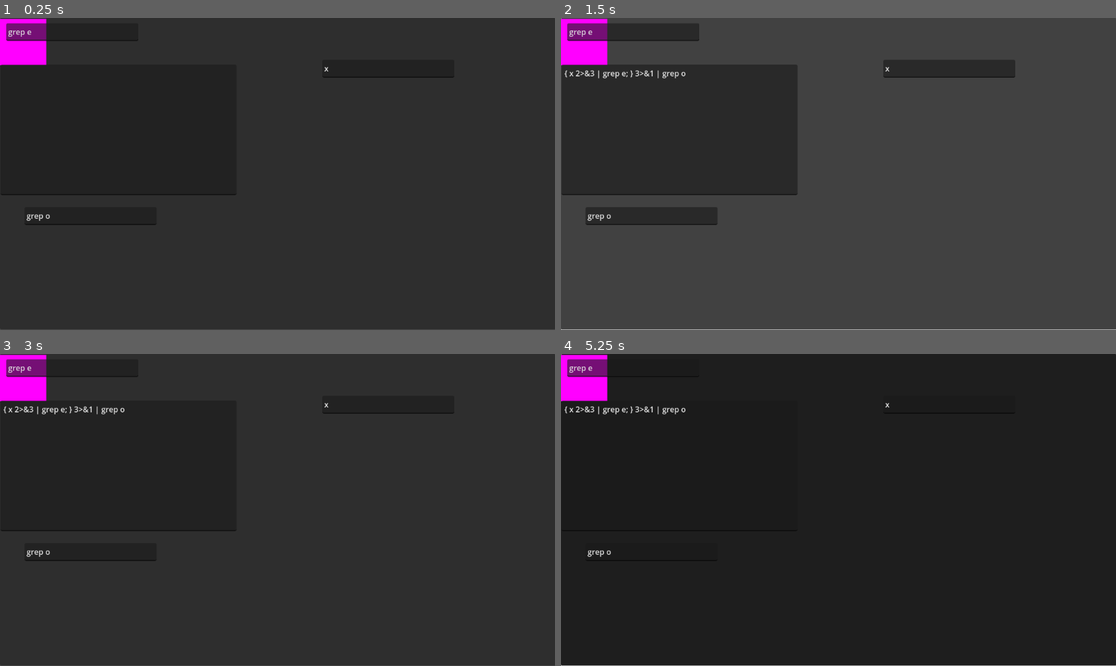
Above: before the commit, frames 1-4 (two rows, left to right).
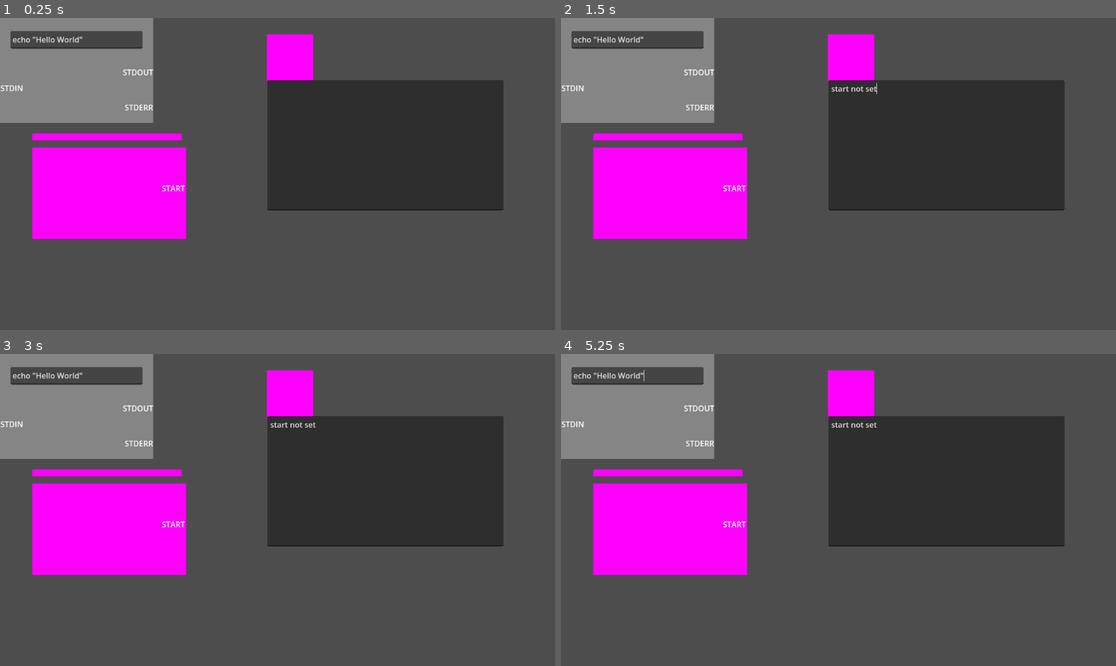
Above: after the commit, the same moments.

Repository: Ki11erRabbit/GUI-Shell
Game: Godot game, scene res://Shell/Shell.tscn
Same seed, same stepped clock (60 frames per second), same inputs: the game is played once before the commit and once after it.
Inputs (mouse positions are in pixels of both pictures, inside the frame that each line leads up to; where the layout moved, square brackets give the same spot in the first picture):
- Up to frame 1 (0.25 s): no input
- Up to frame 2 (1.5 s): click (849, 58) [583, 42] at 0.5 s; click (838, 174) at 1.27 s
- Up to frame 3 (3 s): click (277, 510) at 2.02 s; click (288, 394) [22, 378] at 2.75 s
- Up to frame 4 (5.25 s): click (838, 510) at 3.52 s; click (849, 394) [583, 378] at 4.25 s; tap Enter at 5 s; drag from (699, 375) to (894, 441) at 5.02 s

The runs differ from the first frame. In frame 1, 82% of the frame differs, in the area x 0-100%, y 0-100%; in frame 2, 29%; in frame 3, 82%; in frame 4, 82%.

Commit message:
got drag and dropping working

Diff:
--- a/Command/Command.gd
+++ b/Command/Command.gd
@@ -1,10 +1,11 @@
-extends CharacterBody2D
+extends Control
 
 class_name Command
 @export var command: String
 @export var stdout: Command
 @export var stderr: Command
 
+signal attach(Command, String)
 
 func compile() -> String:
 	print("Compiling...")
@@ -15,7 +16,7 @@
 	elif compiled_stdout != null and compiled_stderr == null:
 		return get_node("TextEdit").text + " | " + compiled_stdout
 	elif compiled_stdout == null and compiled_stderr != null:
-		return get_node("TextEdit").text + "2>&1 | " + compiled_stderr
+		return get_node("TextEdit").text + "1>&3 2>&1 | " + compiled_stderr
 	else:
 		var format_string = "{ {command1} 2>&3 | {command2}; } 3>&1 | {command3}"
 		var dict = {"command1": get_node("TextEdit").text, "command2": compiled_stdout, "command3": compiled_stderr}
@@ -41,34 +42,10 @@
 func _process(delta):
 	pass
 
-var draggingDistance
-var dir
-var dragging
-var newPosition = Vector2()
-var mouse_in = false
 
-func mouse_entered():
-	mouse_in = true
-
-func mouse_exited():
-	mouse_in = false
-
-
-func _physics_process(delta):
-	if dragging:
-		velocity = (newPosition - position) * Vector2(30, 30)
-		move_and_slide()
-
-func _input(event):
-	if event is InputEventMouseButton:
-		if event.is_pressed() && mouse_in:
-			draggingDistance = position.distance_to(get_viewport().get_mouse_position())
-			dir = (get_viewport().get_mouse_position() - position).normalized()
-			dragging = true
-			newPosition = get_viewport().get_mouse_position() - draggingDistance * dir
-		else:
-			dragging = false
-
-	elif event is InputEventMouseMotion:
-		if dragging:
-			newPosition = get_viewport().get_mouse_position() - draggingDistance * dir
+func on_attach(other: Command, io: String):
+	print("Recv attach signal")
+	match io:
+		"STDOUT": stdout = other
+		"STDERR": stderr = other
+		_: print("unrecognized io %s" % io)
--- a/Command/command.tscn
+++ b/Command/command.tscn
@@ -1,27 +1,67 @@
-[gd_scene load_steps=3 format=3 uid="uid://0yfnrrqghgqh"]
+[gd_scene load_steps=5 format=3 uid="uid://0yfnrrqghgqh"]
 
 [ext_resource type="Script" path="res://Command/Command.gd" id="1_iiphf"]
+[ext_resource type="PackedScene" uid="uid://b402k85rk3747" path="res://Node/ConnectorLabel.tscn" id="5_eofx6"]
+[ext_resource type="PackedScene" uid="uid://dnpo5k5vgkap3" path="res://Node/ConnectorReciever.tscn" id="6_383xp"]
 
-[sub_resource type="CapsuleShape2D" id="CapsuleShape2D_twjiu"]
-radius = 29.0
-height = 302.0
+[sub_resource type="RectangleShape2D" id="RectangleShape2D_mlvgy"]
+size = Vector2(319, 218)
 
-[node name="Command" type="CharacterBody2D"]
-collision_layer = 2
-collision_mask = 0
-input_pickable = true
+[node name="Command" type="Control"]
+layout_mode = 3
+anchors_preset = 0
 script = ExtResource("1_iiphf")
 
+[node name="ColorRect" type="ColorRect" parent="."]
+layout_mode = 0
+offset_right = 318.0
+offset_bottom = 218.0
+color = Color(0.521569, 0.521569, 0.521569, 1)
+
 [node name="TextEdit" type="TextEdit" parent="."]
-offset_left = 13.0
-offset_top = 11.0
-offset_right = 287.0
-offset_bottom = 48.0
+layout_mode = 0
+offset_left = 22.0
+offset_top = 27.0
+offset_right = 296.0
+offset_bottom = 64.0
 
-[node name="CollisionShape2D" type="CollisionShape2D" parent="."]
-position = Vector2(152, 29)
-rotation = 1.5708
-shape = SubResource("CapsuleShape2D_twjiu")
+[node name="STDIN" parent="." instance=ExtResource("6_383xp")]
+layout_mode = 2
+anchors_preset = 0
+anchor_right = 0.0
+anchor_bottom = 0.0
+offset_left = 1.0
+offset_top = 134.0
+offset_right = 55.0
+offset_bottom = 160.0
+text = "STDIN"
 
+[node name="STDOUT" parent="." node_paths=PackedStringArray("command") instance=ExtResource("5_eofx6")]
+layout_mode = 0
+offset_left = 255.0
+offset_top = 101.0
+offset_right = 319.0
+offset_bottom = 127.0
+text = "STDOUT"
+command = NodePath("..")
+
+[node name="STDERR" parent="." node_paths=PackedStringArray("command") instance=ExtResource("5_eofx6")]
+layout_mode = 0
+offset_left = 259.0
+offset_top = 174.0
+offset_right = 319.0
+offset_bottom = 200.0
+text = "STDERR"
+command = NodePath("..")
+
+[node name="Area2D" type="Area2D" parent="."]
+
+[node name="CollisionShape2D" type="CollisionShape2D" parent="Area2D"]
+light_mask = 2
+visibility_layer = 2
+position = Vector2(159.5, 109)
+shape = SubResource("RectangleShape2D_mlvgy")
+
+[connection signal="attach" from="." to="." method="on_attach"]
 [connection signal="mouse_entered" from="." to="." method="mouse_entered"]
 [connection signal="mouse_exited" from="." to="." method="mouse_exited"]
--- /dev/null
+++ b/Node/ConnectorLabel.gd
@@ -0,0 +1,21 @@
+extends Label
+
+@export var command: Command
+
+
+# Called when the node enters the scene tree for the first time.
+func _ready():
+	add_to_group("DRAGGABLE")
+
+
+# Called every frame. 'delta' is the elapsed time since the previous frame.
+func _process(delta):
+	pass
+
+func _get_drag_data(_position: Vector2):
+	print("[Draggable] get_drag_data has run")
+	return self
+
+func send_attach(cmd: Command, io: String):
+	print("sending attach signal")
+	command.emit_signal("attach", cmd, io)
--- /dev/null
+++ b/Node/ConnectorLabel.tscn
@@ -0,0 +1,7 @@
+[gd_scene load_steps=2 format=3 uid="uid://b402k85rk3747"]
+
+[ext_resource type="Script" path="res://Node/ConnectorLabel.gd" id="1_taeu0"]
+
+[node name="ConnectorLabel" type="Label"]
+mouse_filter = 0
+script = ExtResource("1_taeu0")
--- /dev/null
+++ b/Node/ConnectorNode.gd
@@ -0,0 +1,51 @@
+extends Node2D
+class_name ConnectorNode
+
+signal attach
+
+@export var text: String
+@onready var path = $Path
+
+# Called when the node enters the scene tree for the first time.
+func _ready():
+	if text != null:
+		if $Label == null:
+			return
+		$Label.text = text
+		var hitbox = $Hitbox/Hitbox.shape.size
+		var label = $Label.size
+		if label.y < hitbox.y:
+			hitbox.y = label.y
+		elif hitbox.y < label.y:
+			label.y = hitbox.y
+	pass
+
+
+# Called every frame. 'delta' is the elapsed time since the previous frame.
+func _process(delta):
+	$Label.text = text
+	pass
+
+
+var mouse_in = false
+
+func _input(event):
+	pass
+
+func hitbox_entered(node):
+	pass # Replace with function body.
+
+
+func hitbox_exited(node):
+	pass # Replace with function body.
+
+
+func mouse_entered():
+	mouse_in = true
+
+
+func mouse_exited():
+	mouse_in = false
+
+func on_connect(path_to):
+	path = path_to
--- /dev/null
+++ b/Node/ConnectorNode.tscn
@@ -0,0 +1,30 @@
+[gd_scene load_steps=4 format=3 uid="uid://b64vq74k6tuke"]
+
+[ext_resource type="Script" path="res://Node/ConnectorNode.gd" id="1_a23ew"]
+
+[sub_resource type="RectangleShape2D" id="RectangleShape2D_ykstq"]
+size = Vector2(92, 26)
+
+[sub_resource type="Curve2D" id="Curve2D_iskjs"]
+
+[node name="ConnectorNode" type="Node2D"]
+script = ExtResource("1_a23ew")
+
+[node name="Label" type="Label" parent="."]
+offset_right = 40.0
+offset_bottom = 23.0
+text = "Placeholder"
+
+[node name="Hitbox" type="Area2D" parent="."]
+
+[node name="Hitbox" type="CollisionShape2D" parent="Hitbox"]
+position = Vector2(46, 13)
+shape = SubResource("RectangleShape2D_ykstq")
+
+[node name="Path" type="Path2D" parent="."]
+curve = SubResource("Curve2D_iskjs")
+
+[connection signal="body_entered" from="Hitbox" to="." method="hitbox_entered"]
+[connection signal="body_exited" from="Hitbox" to="." method="hitbox_exited"]
+[connection signal="mouse_entered" from="Hitbox" to="." method="mouse_entered"]
+[connection signal="mouse_exited" from="Hitbox" to="." method="mouse_exited"]
--- /dev/null
+++ b/Node/ConnectorReciever.gd
@@ -0,0 +1,24 @@
+extends Label
+
+var connector_name: String
+
+
+# Called when the node enters the scene tree for the first time.
+func _ready():
+	connector_name = text
+	pass # Replace with function body.
+
+
+# Called every frame. 'delta' is the elapsed time since the previous frame.
+func _process(delta):
+	pass
+
+
+func _can_drop_data(position: Vector2, data) -> bool:
+	var can_drop: bool = data is Node and data.is_in_group("DRAGGABLE")
+	print("[Container] can_drop_data_has run, returning $s" % can_drop)
+	return can_drop
+
+func _drop_data(position: Vector2, data) -> void:
+	print("sending attach")
+	data.send_attach(get_parent(), connector_name)
--- /dev/null
+++ b/Node/ConnectorReciever.tscn
@@ -0,0 +1,12 @@
+[gd_scene load_steps=2 format=3 uid="uid://dnpo5k5vgkap3"]
+
+[ext_resource type="Script" path="res://Node/ConnectorReciever.gd" id="1_36aiy"]
+
+[node name="ConnectorReciever" type="Label"]
+anchors_preset = 15
+anchor_right = 1.0
+anchor_bottom = 1.0
+grow_horizontal = 2
+grow_vertical = 2
+mouse_filter = 0
+script = ExtResource("1_36aiy")
--- /dev/null
+++ b/Node/InletNode.gd
@@ -0,0 +1,24 @@
+extends ConnectorNode
+
+class_name InletNode
+
+# Called when the node enters the scene tree for the first time.
+
+
+
+# Called every frame. 'delta' is the elapsed time since the previous frame.
+func _process(delta):
+	pass
+
+func hitbox_entered(node):
+	if is_instance_of(node, WireNode):
+		path = node.path
+		self.connect("attach", on_attach)
+
+func hitbox_exited(node):
+	if is_instance_of(node, WireNode):
+		path = null
+		self.disconnect("attach", on_attach)
+
+func on_attach():
+	path.curve.add_point(Vector2(self.position.x, self.position.y))
--- /dev/null
+++ b/Node/Node.tscn
@@ -0,0 +1,48 @@
+[gd_scene load_steps=3 format=3 uid="uid://ndsv0n3h0cjt"]
+
+[sub_resource type="GDScript" id="GDScript_qyqok"]
+script/source = "extends Control
+
+class_name ConnectorNode
+
+@export var text: String
+
+# Called when the node enters the scene tree for the first time.
+func _ready():
+	$Label.text = text
+	var hitbox = $Hitbox/Hitbox.size
+	var label = $Label.size
+	if label.y < hitbox.y:
+		hitbox.y = label.y
+	elif hitbox.y < label.y:
+		label.y = hitbox.y
+
+
+# Called every frame. 'delta' is the elapsed time since the previous frame.
+func _process(delta):
+	pass
+"
+
+[sub_resource type="RectangleShape2D" id="RectangleShape2D_bnnta"]
+size = Vector2(92, 26)
+
+[node name="ConnectorNode" type="Control"]
+layout_mode = 3
+anchors_preset = 15
+anchor_right = 1.0
+anchor_bottom = 1.0
+grow_horizontal = 2
+grow_vertical = 2
+script = SubResource("GDScript_qyqok")
+
+[node name="Label" type="Label" parent="."]
+layout_mode = 0
+offset_right = 40.0
+offset_bottom = 23.0
+text = "Placeholder"
+
+[node name="Hitbox" type="Area2D" parent="."]
+
+[node name="Hitbox" type="CollisionShape2D" parent="Hitbox"]
+position = Vector2(46, 13)
+shape = SubResource("RectangleShape2D_bnnta")
--- /dev/null
+++ b/Node/OutletNode.gd
@@ -0,0 +1,28 @@
+
+extends ConnectorNode
+class_name OutletNode
+
+var found_inlet: bool
+
+
+
+
+
+# Called every frame. 'delta' is the elapsed time since the previous frame.
+func _process(delta):
+	pass
+
+
+func _input(event):
+	if mouse_in and event.is_action_pressed("LeftMouseDown"):
+		path.curve.add_point(Vector2(self.position.x, self.position.y))
+		add_child(WireNode.new(self, path, text))
+
+	pass
+
+func hitbox_entered(area):
+	pass # Replace with function body.
+
+
+func hitbox_exited(area):
+	pass # Replace with function body.
--- /dev/null
+++ b/Node/WireNode.gd
@@ -0,0 +1,44 @@
+
+
+extends ConnectorNode
+class_name WireNode
+@export var outlet: ConnectorNode
+@export var inlet: ConnectorNode
+
+func _init(out, the_path, the_text):
+	outlet = out
+	path = the_path
+	position = get_local_mouse_position()
+	path.curve.add_point(Vector2(self.position.x, self.position.y))
+	text = the_text
+
+
+
+
+# Called every frame. 'delta' is the elapsed time since the previous frame.
+func _process(delta):
+	if path != null:
+		path.curve.pop_point()
+		position = get_local_mouse_position()
+		path.curve.add_point(Vector2(self.position.x, self.position.y))
+		print(position)
+
+
+func _input(event):
+	if event.is_action_released("LeftMouseDown"):
+		print("cleaning up")
+		if inlet != null:
+			emit_signal("attach")
+		queue_free()
+
+
+func hitbox_entered(node):
+	if is_instance_of(node, InletNode):
+		inlet = node
+	pass # Replace with function body.
+
+
+func hitbox_exited(node):
+	if is_instance_of(node, InletNode):
+		inlet = null
+	pass # Replace with function body.
--- a/Shell/Context.gd
+++ b/Shell/Context.gd
@@ -2,8 +2,8 @@
 
 signal done(String)
 
-@onready var root: Command = null
-@onready var free_nodes: Dictionary = {}
+
+@export var start: Start
 
 # Called when the node enters the scene tree for the first time.
 func _ready():
@@ -15,11 +15,6 @@
 	pass
 
 func compile():
-	if root == null:
-		pass
-	var output = root.compile()
+	var output = start.compile()
 	print(output)
 	emit_signal("done", output)
-
-func set_root(command):
-	root = command
--- a/Shell/Shell.gd
+++ b/Shell/Shell.gd
@@ -4,11 +4,12 @@
 @onready var output = $Output
 @onready var context = $Context
 
+signal attach(Command, String)
+
 # Called when the node enters the scene tree for the first time.
 func _ready():
 	output.connect("compile",compile)
 	context.connect("done", display_code)
-	context.set_root($Context/Test)
 
 
 # Called every frame. 'delta' is the elapsed time since the previous frame.
--- a/Shell/Shell.tscn
+++ b/Shell/Shell.tscn
@@ -1,9 +1,11 @@
-[gd_scene load_steps=5 format=3 uid="uid://01fl3m0job3i"]
+[gd_scene load_steps=7 format=3 uid="uid://01fl3m0job3i"]
 
 [ext_resource type="Script" path="res://Shell/Shell.gd" id="1_m7mfy"]
 [ext_resource type="PackedScene" uid="uid://0dvlw6s6ksl6" path="res://Output/Output.tscn" id="2_yqh6r"]
 [ext_resource type="Script" path="res://Shell/Context.gd" id="3_8qpbt"]
+[ext_resource type="PackedScene" uid="uid://cn1ktmxfxwx1l" path="res://WindowNode/Window.tscn" id="4_7007g"]
 [ext_resource type="PackedScene" uid="uid://0yfnrrqghgqh" path="res://Command/command.tscn" id="4_gh245"]
+[ext_resource type="PackedScene" uid="uid://s8kyonnpj12b" path="res://Shell/Start.tscn" id="6_lpcgj"]
 
 [node name="Shell" type="Control"]
 layout_mode = 3
@@ -15,24 +17,28 @@
 script = ExtResource("1_m7mfy")
 
 [node name="Button" type="Button" parent="."]
+visible = false
 layout_mode = 0
 offset_right = 1153.0
 offset_bottom = 647.0
 
 [node name="Output" parent="." instance=ExtResource("2_yqh6r")]
+position = Vector2(554, 68)
 
-[node name="Context" type="Node2D" parent="."]
+[node name="Context" type="Node2D" parent="." node_paths=PackedStringArray("start")]
 script = ExtResource("3_8qpbt")
+start = NodePath("../Window2/Start")
 
-[node name="Test" parent="Context" node_paths=PackedStringArray("stdout", "stderr") instance=ExtResource("4_gh245")]
-position = Vector2(656, 76)
-command = "x"
-stdout = NodePath("../grep e")
-stderr = NodePath("../grep o")
+[node name="Window" parent="." node_paths=PackedStringArray("contents") instance=ExtResource("4_7007g")]
+contents = NodePath("Command")
 
-[node name="grep e" parent="Context" instance=ExtResource("4_gh245")]
-command = "grep e"
+[node name="Command" parent="Window" instance=ExtResource("4_gh245")]
+command = "echo \"Hello World\""
 
-[node name="grep o" parent="Context" instance=ExtResource("4_gh245")]
-position = Vector2(38, 382)
-command = "grep o"
+[node name="Window2" parent="." node_paths=PackedStringArray("contents") instance=ExtResource("4_7007g")]
+position = Vector2(67, 240)
+contents = NodePath("Start")
+
+[node name="Start" parent="Window2" instance=ExtResource("6_lpcgj")]
+offset_top = 1.0
+offset_bottom = 1.0
--- /dev/null
+++ b/Shell/Start.gd
@@ -0,0 +1,30 @@
+extends Command
+
+class_name Start
+
+@export var the_command: Command
+
+
+func compile() -> String:
+	print("Compiling...")
+	if the_command == null:
+		return "start not set"
+	return the_command.compile()
+
+
+
+
+# Called when the node enters the scene tree for the first time.
+func _ready():
+	pass
+
+
+# Called every frame. 'delta' is the elapsed time since the previous frame.
+func _process(delta):
+	pass
+
+
+
+func on_attach(other: Command, _io: String):
+	print("Recv attach signal")
+	the_command = other
--- /dev/null
+++ b/Shell/Start.tscn
@@ -0,0 +1,40 @@
+[gd_scene load_steps=5 format=3 uid="uid://s8kyonnpj12b"]
+
+[ext_resource type="Script" path="res://Shell/Start.gd" id="1_rbg4b"]
+[ext_resource type="PackedScene" uid="uid://b402k85rk3747" path="res://Node/ConnectorLabel.tscn" id="2_r2iic"]
+
+[sub_resource type="PlaceholderTexture2D" id="PlaceholderTexture2D_0s6uw"]
+
+[sub_resource type="RectangleShape2D" id="RectangleShape2D_mlvgy"]
+size = Vector2(319, 218)
+
+[node name="Start" type="Control"]
+layout_mode = 3
+anchors_preset = 0
+script = ExtResource("1_rbg4b")
+
+[node name="Sprite2D" type="Sprite2D" parent="."]
+position = Vector2(159.625, 123)
+scale = Vector2(318.75, 190)
+texture = SubResource("PlaceholderTexture2D_0s6uw")
+
+[node name="Start" parent="." node_paths=PackedStringArray("command") instance=ExtResource("2_r2iic")]
+layout_mode = 0
+offset_left = 269.0
+offset_top = 101.0
+offset_right = 333.0
+offset_bottom = 127.0
+text = "START"
+command = NodePath("..")
+
+[node name="Area2D" type="Area2D" parent="."]
+
+[node name="CollisionShape2D" type="CollisionShape2D" parent="Area2D"]
+light_mask = 2
+visibility_layer = 2
+position = Vector2(159.5, 109)
+shape = SubResource("RectangleShape2D_mlvgy")
+
+[connection signal="attach" from="." to="." method="on_attach"]
+[connection signal="mouse_entered" from="." to="." method="mouse_entered"]
+[connection signal="mouse_exited" from="." to="." method="mouse_exited"]
--- /dev/null
+++ b/WindowNode/CommandWindow.tscn
@@ -0,0 +1,3 @@
+[gd_scene format=3 uid="uid://bndhh7ncta13b"]
+
+[node name="CommandWindow" type="Node"]
--- /dev/null
+++ b/WindowNode/Window.gd
@@ -0,0 +1,43 @@
+extends CharacterBody2D
+
+
+var draggingDistance
+var dir
+var dragging
+var newPosition = Vector2()
+var mouse_in = false
+
+func mouse_entered():
+	mouse_in = true
+
+func mouse_exited():
+	mouse_in = false
+
+func _physics_process(delta):
+	if dragging:
+		velocity = (newPosition - position) * Vector2(30, 30)
+		move_and_slide()
+
+func _input(event):
+	if event is InputEventMouseButton:
+		if event.is_pressed() && mouse_in:
+			draggingDistance = position.distance_to(get_viewport().get_mouse_position())
+			dir = (get_viewport().get_mouse_position() - position).normalized()
+			dragging = true
+			newPosition = get_viewport().get_mouse_position() - draggingDistance * dir
+		else:
+			dragging = false
+
+	elif event is InputEventMouseMotion:
+		if dragging:
+			newPosition = get_viewport().get_mouse_position() - draggingDistance * dir
+
+
+func add_to_container(item):
+	$Container.add_child(item)
+
+
+@export var contents: Control
+
+func _ready():
+	add_to_container(contents)
--- /dev/null
+++ b/WindowNode/Window.tscn
@@ -0,0 +1,38 @@
+[gd_scene load_steps=5 format=3 uid="uid://cn1ktmxfxwx1l"]
+
+[ext_resource type="Script" path="res://WindowNode/Window.gd" id="1_vyryv"]
+
+[sub_resource type="RectangleShape2D" id="RectangleShape2D_u2s57"]
+size = Vector2(276, 12)
+
+[sub_resource type="RectangleShape2D" id="RectangleShape2D_pq1bi"]
+size = Vector2(310, 14)
+
+[sub_resource type="PlaceholderTexture2D" id="PlaceholderTexture2D_6erfl"]
+
+[node name="Window" type="CharacterBody2D"]
+input_pickable = true
+script = ExtResource("1_vyryv")
+
+[node name="Container" type="CenterContainer" parent="."]
+offset_top = 14.0
+offset_right = 310.0
+offset_bottom = 96.0
+
+[node name="CollisionShape2D" type="CollisionShape2D" parent="."]
+position = Vector2(138, 6)
+shape = SubResource("RectangleShape2D_u2s57")
+
+[node name="Header" type="Area2D" parent="."]
+
+[node name="CollisionShape2D" type="CollisionShape2D" parent="Header"]
+position = Vector2(155, 7)
+shape = SubResource("RectangleShape2D_pq1bi")
+
+[node name="Sprite2D" type="Sprite2D" parent="Header"]
+position = Vector2(155, 7)
+scale = Vector2(310, 14)
+texture = SubResource("PlaceholderTexture2D_6erfl")
+
+[connection signal="mouse_entered" from="Header" to="." method="mouse_entered"]
+[connection signal="mouse_exited" from="Header" to="." method="mouse_exited"]
--- a/project.godot
+++ b/project.godot
@@ -15,6 +15,14 @@
 config/features=PackedStringArray("4.1", "GL Compatibility")
 config/icon="res://icon.svg"
 
+[input]
+
+LeftMouseDown={
+"deadzone": 0.5,
+"events": [Object(InputEventMouseButton,"resource_local_to_scene":false,"resource_name":"","device":-1,"window_id":0,"alt_pressed":false,"shift_pressed":false,"ctrl_pressed":false,"meta_pressed":false,"button_mask":1,"position":Vector2(154, 11),"global_position":Vector2(158, 54),"factor":1.0,"button_index":1,"canceled":false,"pressed":true,"double_click":false,"script":null)
+]
+}
+
 [rendering]
 
 renderer/rendering_method="gl_compatibility"
